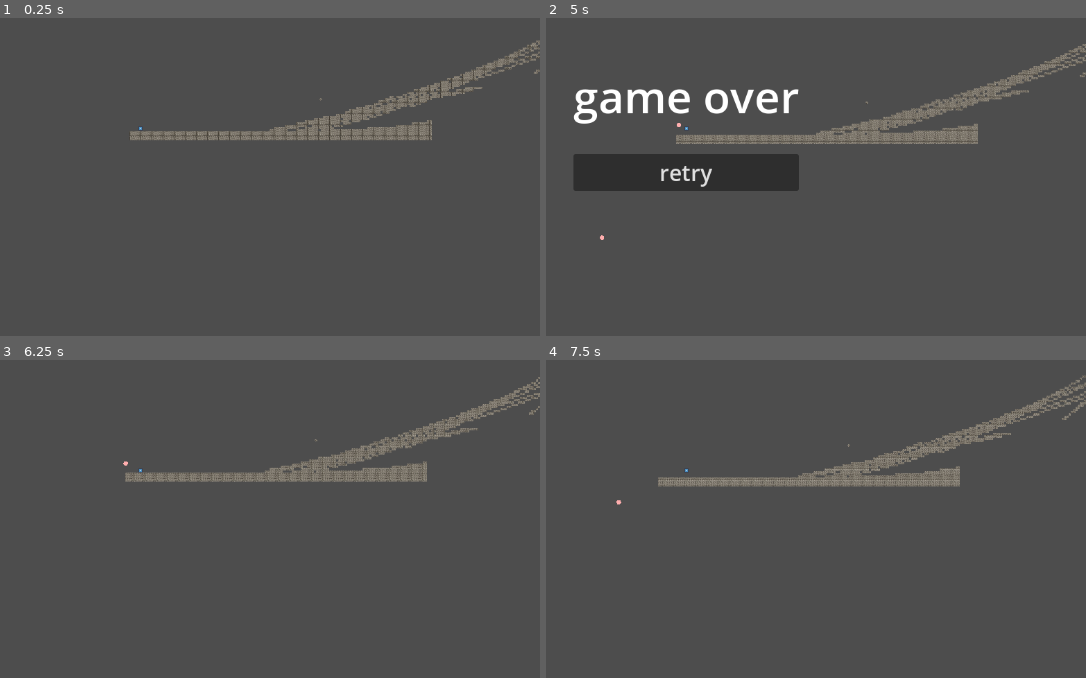
Above: before the commit, frames 1-4 (two rows, left to right).
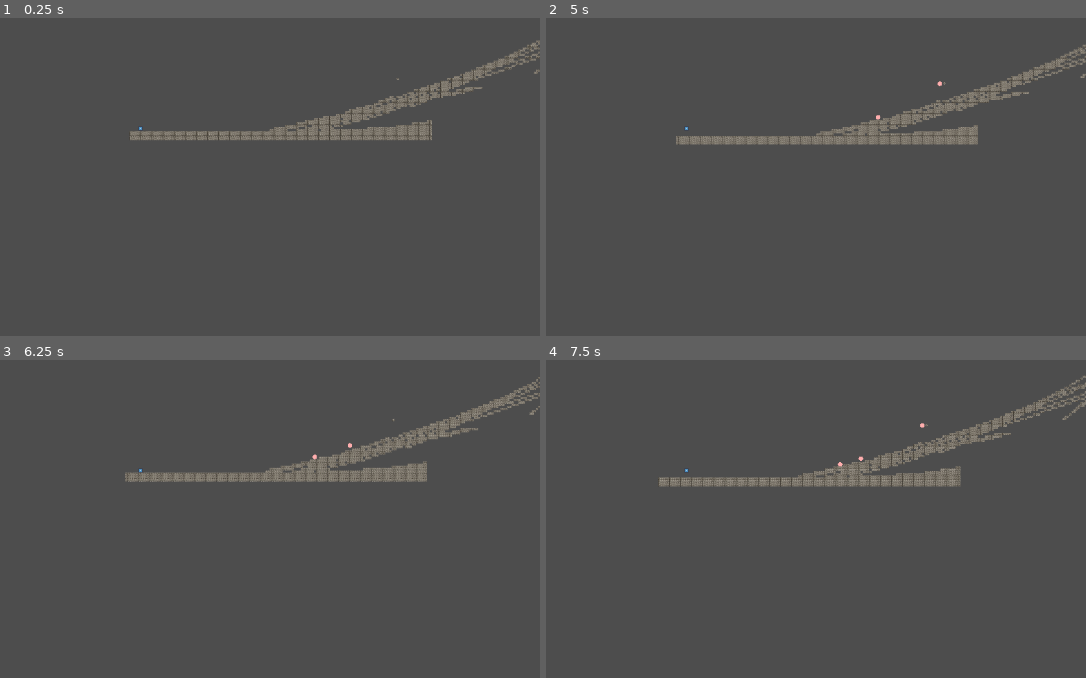
Above: after the commit, the same moments.

Repository: Sogrief/stairs
Game: Godot game, scene res://scenes/level/main.tscn
Two runs of this game, one before a commit and one after it. Both use one fixed random seed, a clock stepped at 60 frames per second and the inputs below. The engine's default icon, where the game draws it, is replaced by a stand-in: a white triangle on a blue panel in a dark square.
Inputs (mouse positions are in pixels of both pictures, inside the frame that each line leads up to):
- Up to frame 1 (0.25 s): no input
- Up to frame 2 (5 s): hold Right (move_right) 0.53-2.03 s; tap Up (jump) at 0.77, 1.52, 3.02, 3.77, 4.52 s; hold Left (move_left) 2.03-4.28 s; hold Right (move_right) from 4.28 s (still down)
- Up to frame 3 (6.25 s): release Right (move_right) at 5 s; click (140, 515) at 5 s, where only the run before the commit has a clickable "retry"; hold Right (move_right) from 5.78 s (still down)
- Up to frame 4 (7.5 s): keep holding Right (move_right); tap Up (jump) at 6.77 s

The runs differ from the first frame. In frame 1, less than 0.1% of the frame differs, in the area x 59-74%, y 18-27%; in frame 2, 7.8%, in the area x 5-100%, y 8-70%; in frame 3, 0.7%; in frame 4, 0.9%.

Commit message:
amélioration de la zone d'apparition des projectiles au tout début

Diff:
--- a/scenes/level/main.tscn
+++ b/scenes/level/main.tscn
@@ -9,9 +9,9 @@
 
 [sub_resource type="Curve2D" id="Curve2D_5dean"]
 _data = {
-"points": PackedVector2Array(0, 0, 0, 0, 408, 186, 0, 0, 0, 0, 2669, 152, 0, 0, 0, 0, 4338, 55, 0, 0, 0 …(223 unchanged characters)…
+"points": PackedVector2Array(0, 0, 0, 0, 2669, 152, 0, 0, 0, 0, 4338, 55, 0, 0, 0 …(223 unchanged characters)…
 }
-point_count = 12
+point_count = 11
 
 [node name="main" type="Node2D"]
 script = ExtResource("1_jtdce")
@@ -86,8 +86,8 @@
 
 [node name="path_follow_2d" type="PathFollow2D" parent="path_2d"]
 unique_name_in_owner = true
-position = Vector2(408, 186)
-rotation = -0.0150365
+position = Vector2(2669, 152)
+rotation = -0.0580533
 
 [node name="projectile_launcher" type="Sprite2D" parent="path_2d/path_follow_2d"]
 unique_name_in_owner = true
--- a/scenes/level/scripts/spawn_projectiles.gd
+++ b/scenes/level/scripts/spawn_projectiles.gd
@@ -5,25 +5,23 @@
 @onready var path : Path2D = %path_2d # parcours 2D de la map
 @onready var path_follow : PathFollow2D = %path_follow_2d
 @onready var player : CharacterBody2D = %player # joueur
+@onready var player_position : Vector2 = player.global_position # la position en temps réel du joueur
 
 var path_points : Array # l'ensemble des points du path2D
-var player_position : Vector2 # la position en temps réel du joueur
 var closest_point : Vector2 # point du path le plus proche du joueur
 var timer : float = (randf() * 2.6) + 0.4 # le délai entre chaque projectile compris entre 0.4 et 3.0
 
 func _ready():
+
 	path_points = get_all_points_from_path() # récupération de tous les points du path2D
 	closest_point = get_closest_path_point(path_points, player_position) # récupération du point le plus proche du joueur
+	path_follow_progress() # mise à jour de la progression du path follow par rapport à la position du joueur dans le niveau
 	self.global_position = projectile_launcher.global_position # initialisation de la position du spawn de projectile avec celle du canon
 
 func _process(delta):
 	#------------------- position du spawner de projectiles -------------------
 	player_position = player.global_position # récupération de la position du joueur
-
-	var player_distance = path.curve.get_closest_offset(closest_point) # distance approximative parcourue par le joueur
-	var progress_ratio = player_distance / path.curve.get_baked_length() # progress ratio approximatif du joueur
-
-	path_follow.progress_ratio = progress_ratio + 0.2 # mise à jour de la position du lanceur
+	path_follow_progress() # mise à jour de la progression du path follow par rapport à la position du joueur dans le niveau
 
 	if closest_point != get_closest_path_point(path_points, player_position): # si le point le plus proche a changé
 		self.global_position = projectile_launcher.global_position # mise à jour de la position du spawn des projectiles
@@ -39,8 +37,9 @@
 		var projectile_instance = projectile.instantiate() # création d'une instance du projectile
 		get_tree().current_scene.add_child(projectile_instance) # ajout du projectile à la scène
 		projectile_instance.global_position = self.global_position # spécifie la position du projectile égale à celle du spawner
+
 		var impulse = Vector2(-1000, 0)
-		projectile_instance.apply_impulse(impulse)
+		projectile_instance.apply_impulse(impulse) # ajout d'une impulsion vers la gauche
 
 #------------------- fonction qui retourne les coordonnées du point le plus proche -------------------
 func get_closest_path_point(points : Array, player_pos : Vector2) -> Vector2:
@@ -67,3 +66,10 @@
 			points.append(point_position) # ajout de la position des points au tableau
 
 	return points
+
+
+#------------------- fonction qui met à jour la progression du path follow 2D -------------------
+func path_follow_progress():
+	var player_distance = path.curve.get_closest_offset(closest_point) # distance approximative parcourue par le joueur
+	var progress_ratio = player_distance / path.curve.get_baked_length() # progress ratio approximatif du joueur
+	path_follow.progress_ratio = progress_ratio + 0.22 # mise à jour de la position du lanceur
